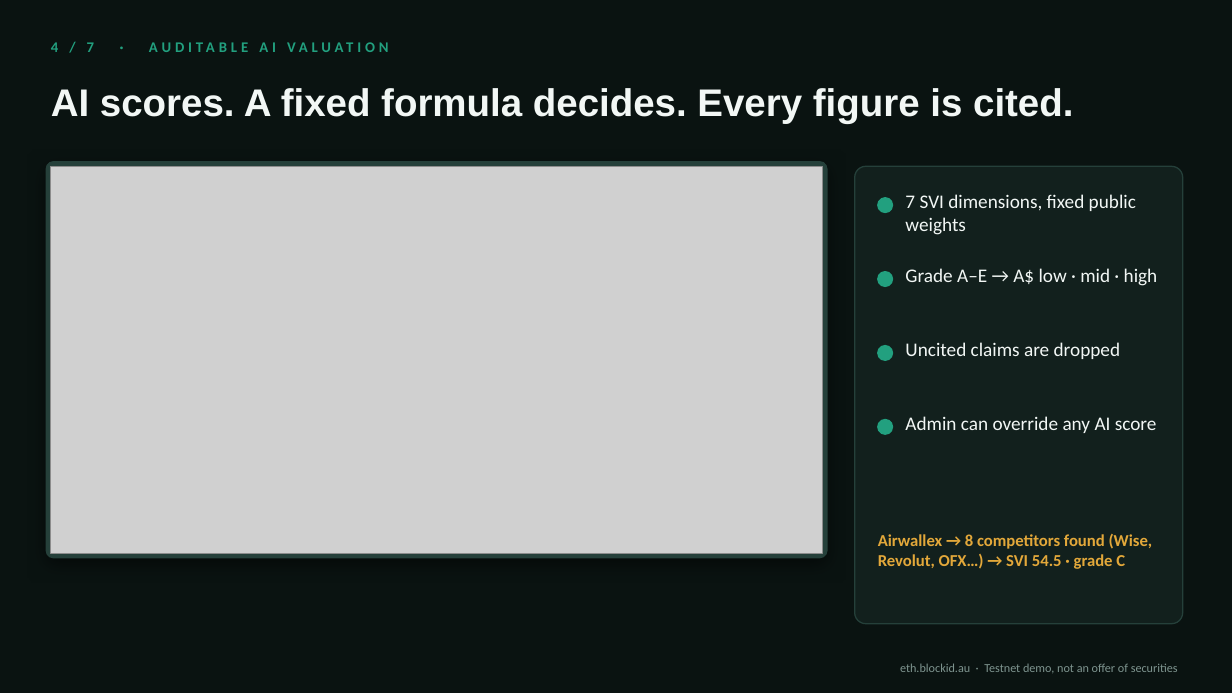
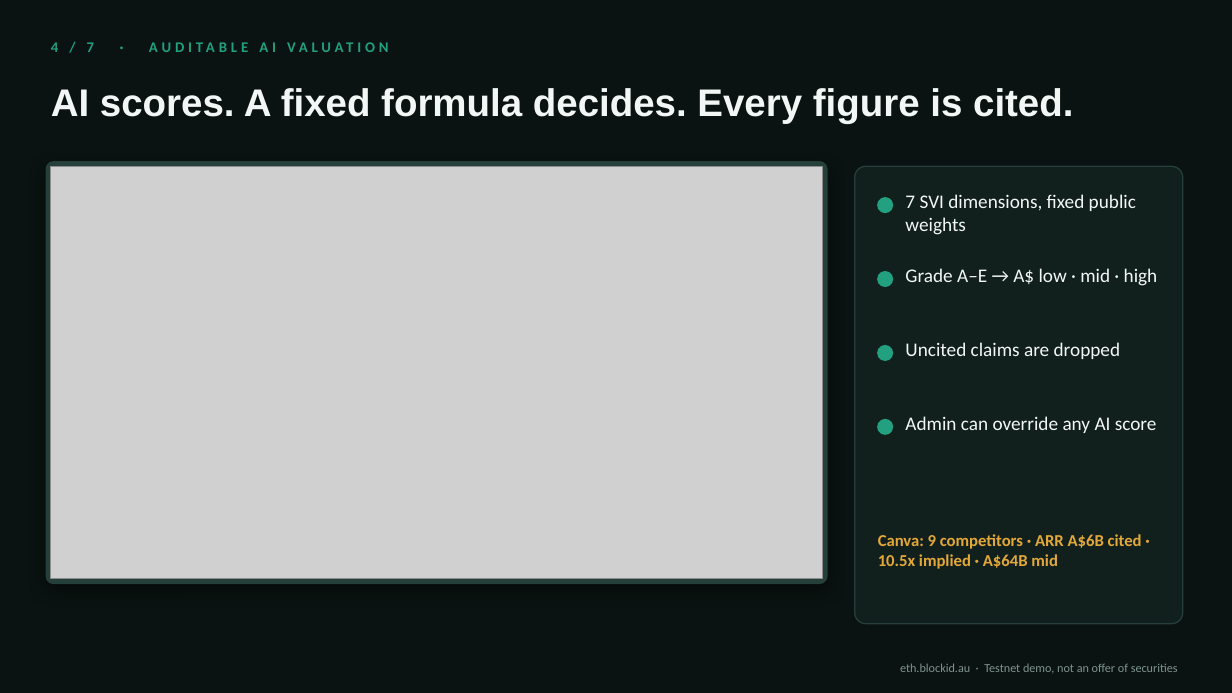
Before and after one commit to Blockid-au/eth-blockid-hackathon, a slide deck: slide 4 of docs/pitch/BlockID-Startup-Passport-3min.pptx. Drawn at 1232x693 pixels with LibreOffice and Linux fonts; fonts in the diff are those of the drawing; grey boxes stand for pictures. Boxes give left, top, right and bottom in pixels: in the first picture for what was removed or moved away, otherwise in the second. Text is boxed around its words. In the diff, an @@ line names an element or a change of style, - is before the commit and + after.

```diff
--- a/docs/pitch/BlockID-Startup-Passport-3min.pptx
+++ b/docs/pitch/BlockID-Startup-Passport-3min.pptx
@@ rounded rectangle resized from (x1=46, y1=162, x2=827, y2=558) to (x1=46, y1=162, x2=827, y2=583) @@
@@ rounded rectangle at (x1=46, y1=162, x2=827, y2=583): proportions changed @@
@@ picture resized from (x1=51, y1=166, x2=823, y2=554) to (x1=51, y1=166, x2=823, y2=579) @@
@@ text at (x1=878, y1=534, x2=1142, y2=569): text changed @@
-Airwallex → 8 competitors found (Wise, Revolut, OFX…) → SVI 54.5 · grade C
+Canva: 9 competitors · ARR A$6B cited · 10.5x implied · A$64B mid
```
Also in this commit, not shown: 2 other slides changed, 8 other files.
